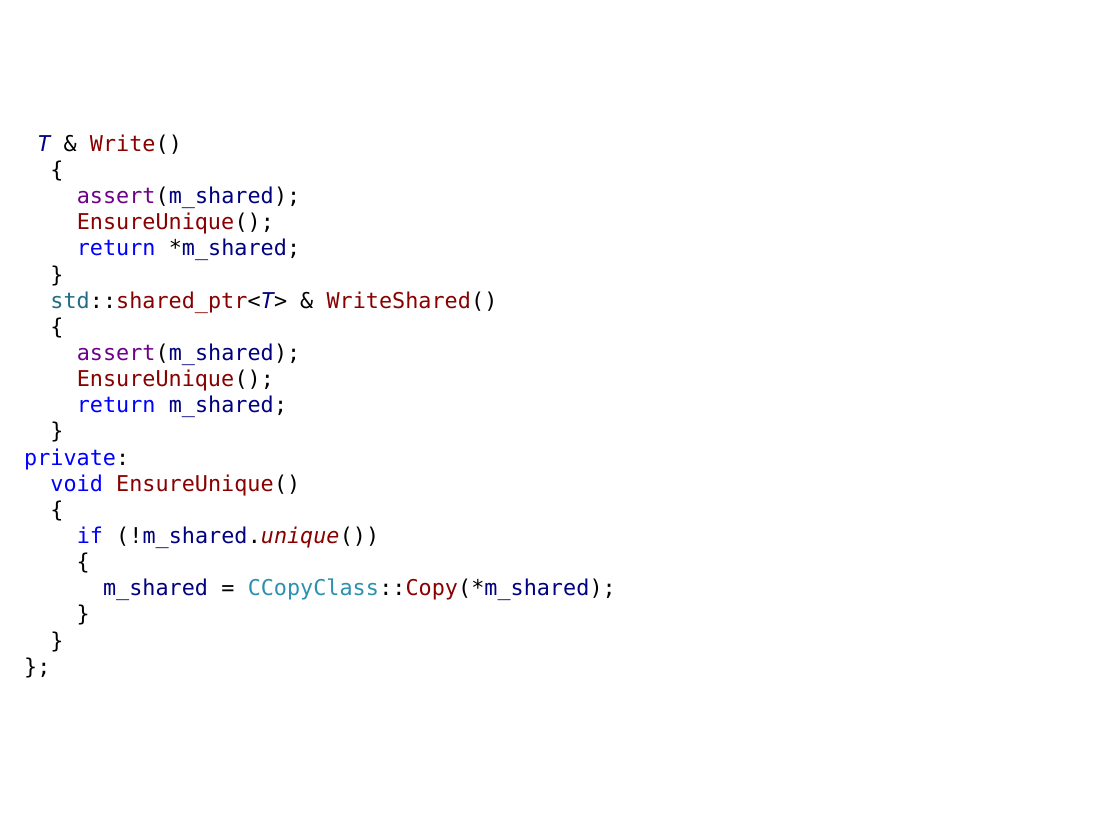
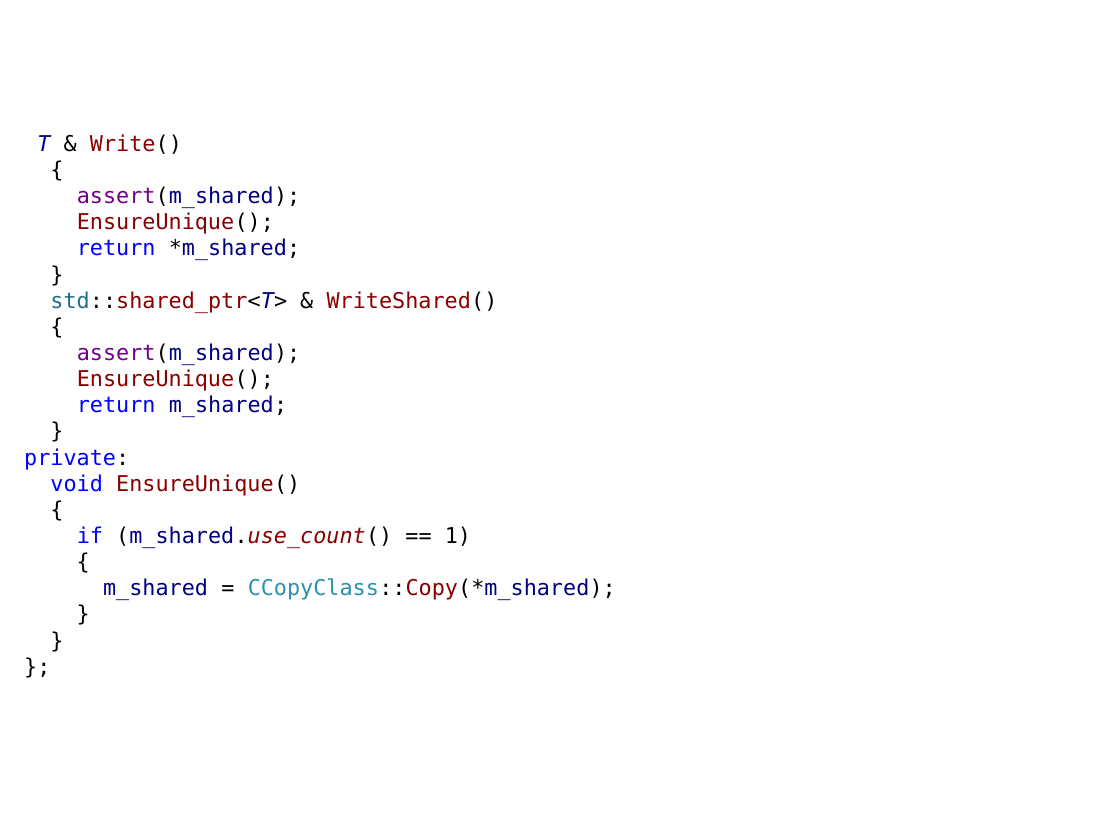
Before and after one commit to iv-sergius/ood, a slide deck: slide 31 of lectures/12.proxy/proxy.pptx. Drawn at 1120x840 pixels with LibreOffice and Linux fonts; fonts in the diff are those of the drawing. Boxes give left, top, right and bottom in pixels: in the first picture for what was removed or moved away, otherwise in the second. Text is boxed around its words. In the diff, an @@ line names an element or a change of style, - is before the commit and + after.

```diff
--- a/lectures/12.proxy/proxy.pptx
+++ b/lectures/12.proxy/proxy.pptx
@@ text at [77,526,471,548]: text changed; text colour #000080 to #880000 @@
-if (!m_shared.unique())
+if (m_shared.use_count() == 1)
```
Also in this commit, not shown: 3 other files.
